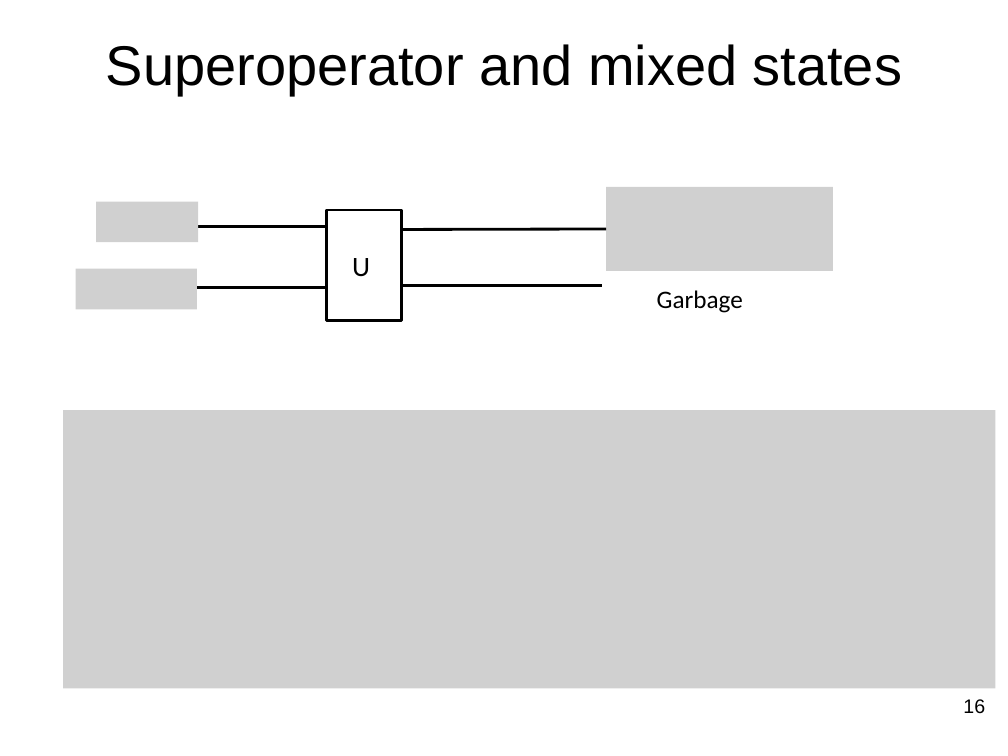
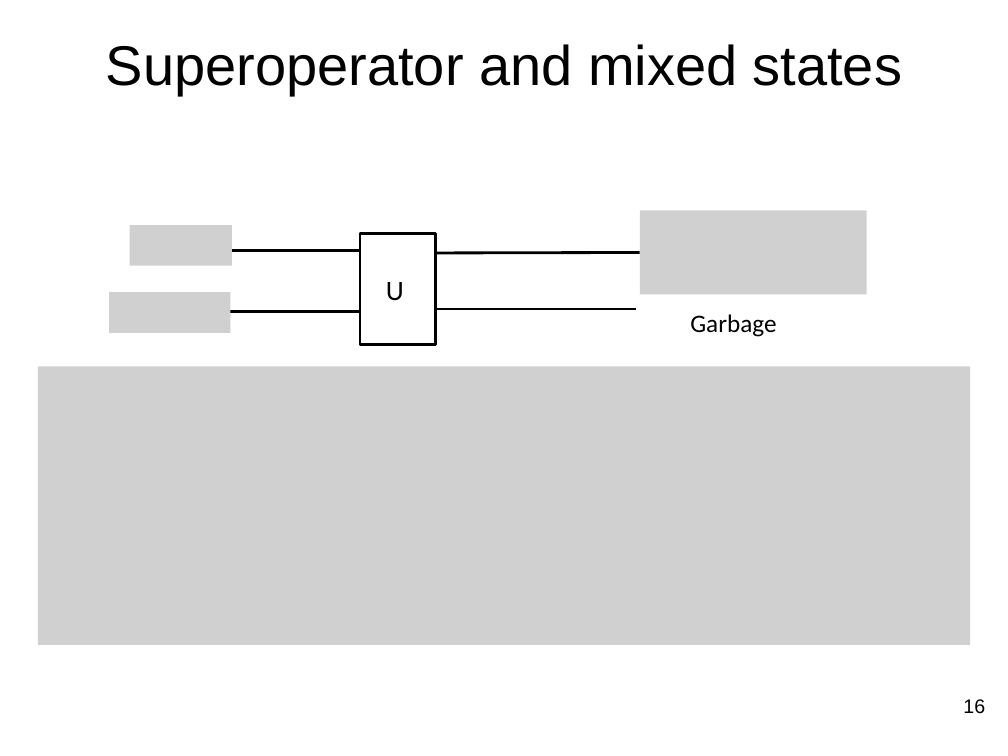
Before and after one commit to jlmucb/class_notes, a slide deck: slide 16 of BerkeleyClass/CS290Spring2013/Lectures/QC.pptx. Drawn at 1008x756 pixels with LibreOffice and Linux fonts; fonts in the diff are those of the drawing; grey boxes stand for pictures. Boxes give left, top, right and bottom in pixels: in the first picture for what was removed or moved away, otherwise in the second. Text is boxed around its words. In the diff, an @@ line names an element or a change of style, - is before the commit and + after.

Commit message:
more QC

```diff
--- a/BerkeleyClass/CS290Spring2013/Lectures/QC.pptx
+++ b/BerkeleyClass/CS290Spring2013/Lectures/QC.pptx
@@ 4 lines, 3 pictures, 2 texts, 1 rectangle: place and size @@
-4 lines, 3 pictures, 2 texts, 1 rectangle at [76,186,833,321]
+4 lines, 3 pictures, 2 texts, 1 rectangle at [109,211,867,345]
@@ picture: place and size @@
-picture at [64,410,996,688]
+picture at [38,366,971,644]
```
